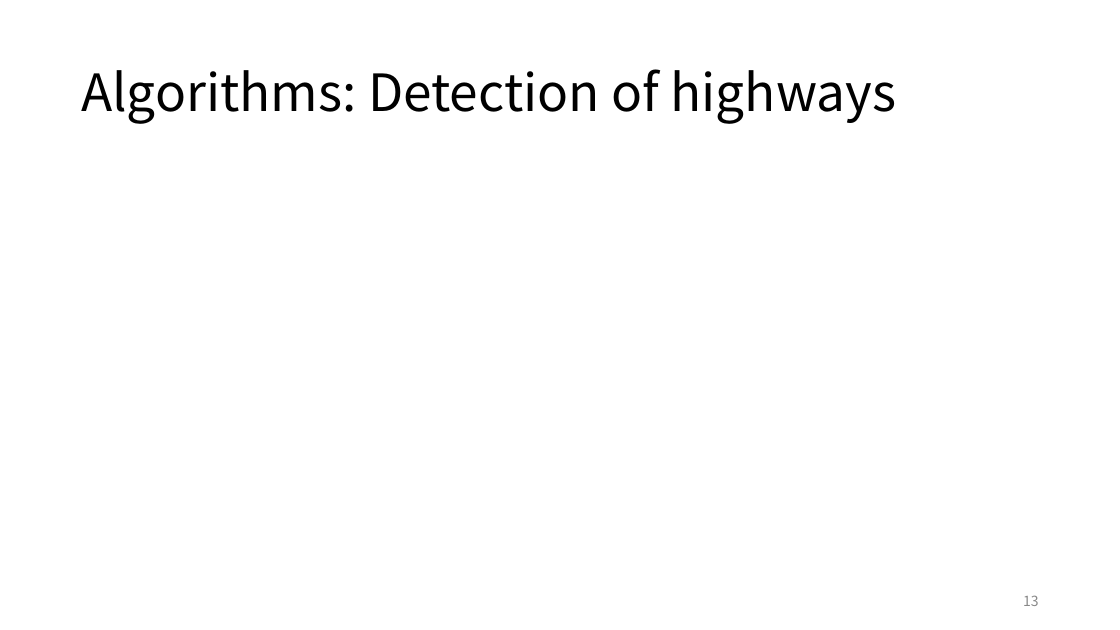
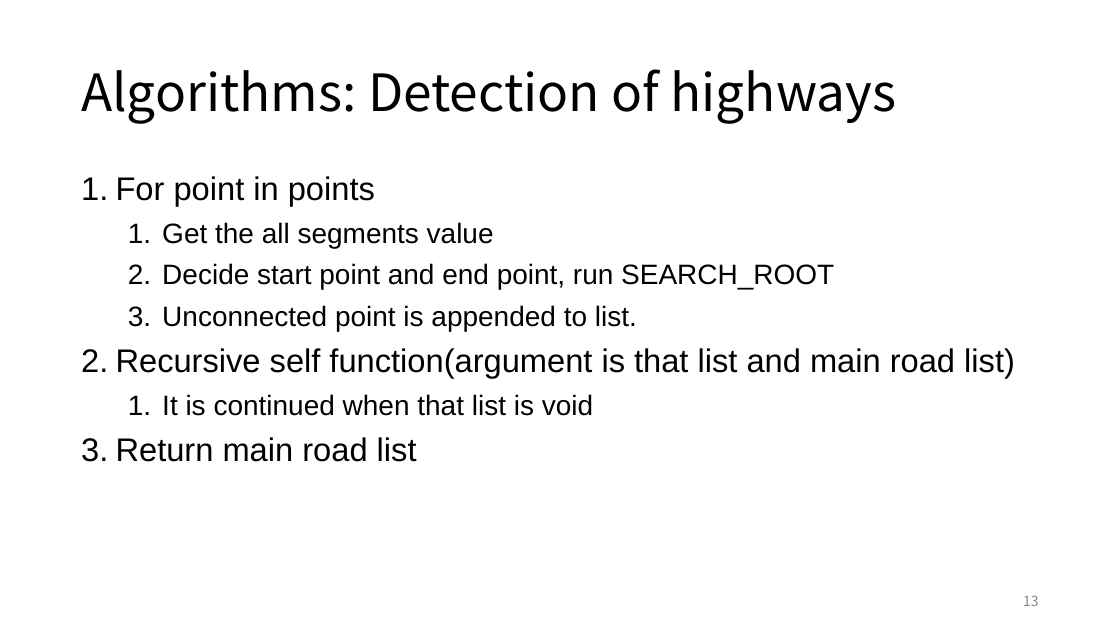
Before and after one commit to ie03-aizu-2019/ie03project-skys, a slide deck: slide 13 of final2.pptx. Drawn at 1120x630 pixels with LibreOffice and Linux fonts; fonts in the diff are those of the drawing. Boxes give left, top, right and bottom in pixels: in the first picture for what was removed or moved away, otherwise in the second. Text is boxed around its words. In the diff, an @@ line names an element or a change of style, - is before the commit and + after.

```diff
--- a/final2.pptx
+++ b/final2.pptx
@@ text added at bbox=[116, 176, 1015, 462], 24 pt, text #000000 @@
+1. For point in points
+  1. Get the all segments value
+  2. Decide start point and end point, run SEARCH_ROOT
+  3. Unconnected point is appended to list.
+2. Recursive self function(argument is that list and main road list)
+  1. It is continued when that list is void
+3. Return main road list
```
Also in this commit, not shown: 3 other slides changed.
